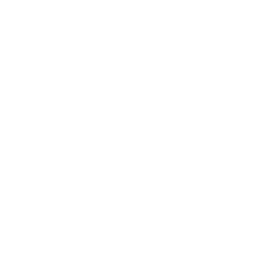
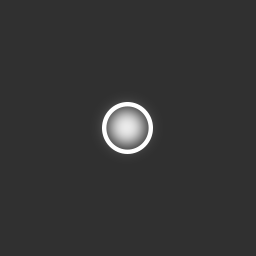
Layered file, before and after one edit (256x256). Changes by layer:
added layer "enemy bullet" above "eye enemy" over [91, 91, 163, 163]
renamed "Layer 3" to "bullet", hid it over [119, 115, 135, 142]
showed "Background" over [0, 0, 256, 256]
